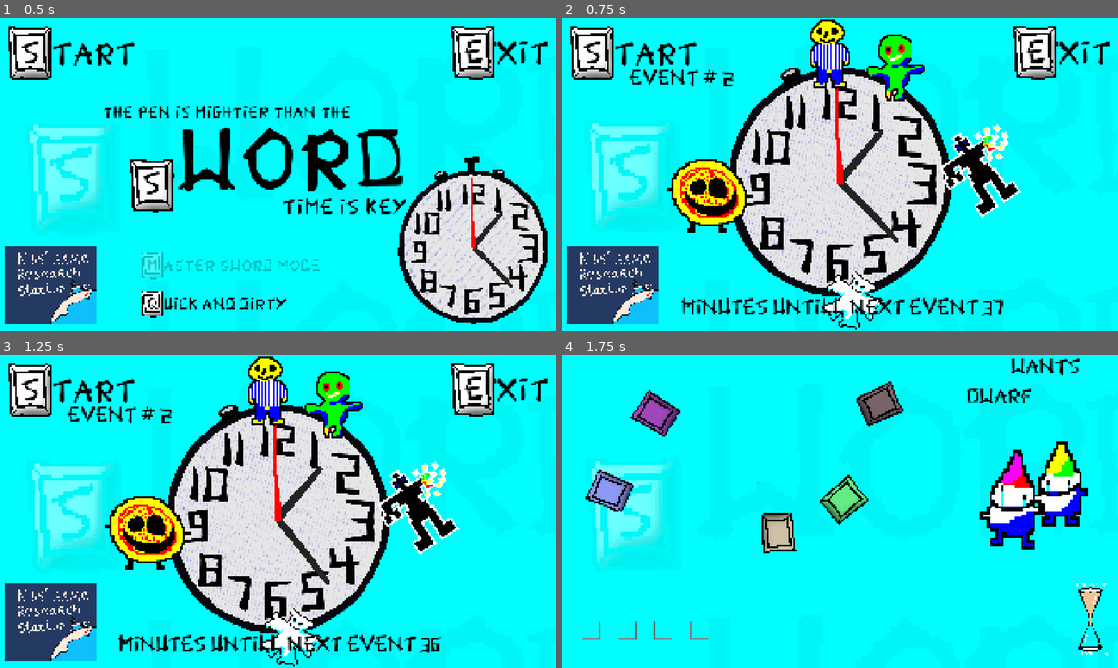
Above: before the commit, frames 1-4 (two rows, left to right).
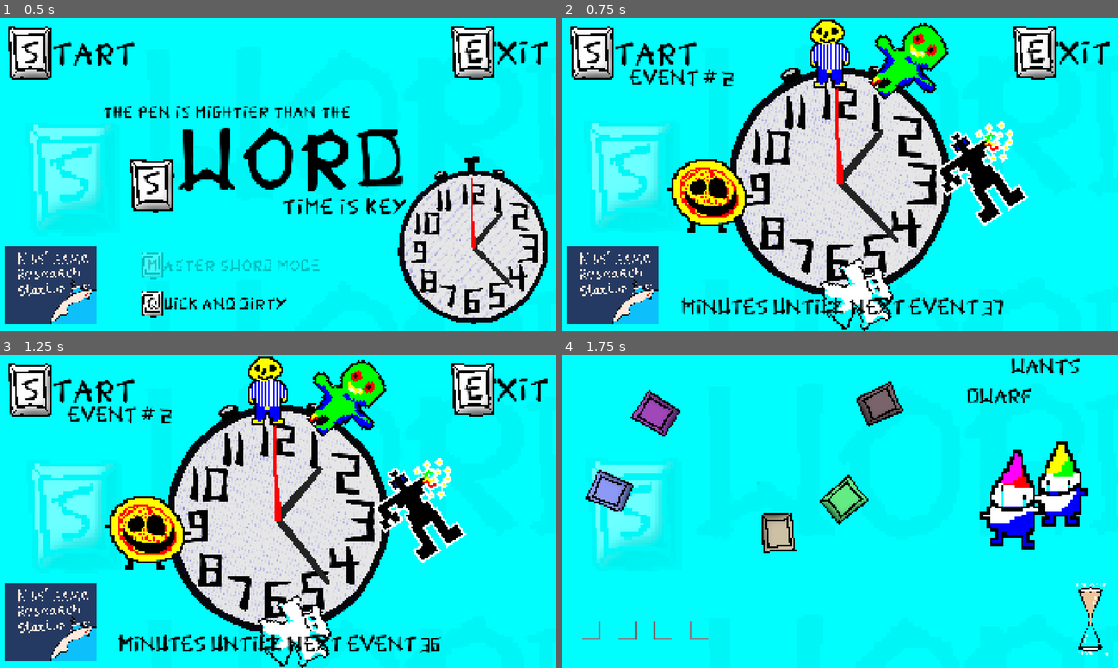
Above: after the commit, the same moments.

Repository: perlindgren/s_word
Game: Godot game, scene res://scenes/game_manager.tscn
The game is run twice, just before and just after one commit, with the same random seed, the same clock (stepped at 60 frames per second) and the same inputs.
Inputs (mouse positions are in pixels of both pictures, inside the frame that each line leads up to):
- Up to frame 1 (0.5 s): no input
- Up to frame 2 (0.75 s): click (589, 52) at 0.5 s
- Up to frame 3 (1.25 s): no input
- Up to frame 4 (1.75 s): click (589, 389) at 1.25 s

Frame 1 is identical in both runs. In frame 2, 4.2% of the frame differs, in the area x 46-84%, y 1-100%; in frame 3, 4.2%; in frame 4, nothing differs.

Commit message:
bigger is better

Diff:
--- a/scenes/game_loop_menu.tscn
+++ b/scenes/game_loop_menu.tscn
@@ -238,35 +238,36 @@
 position = Vector2(0, -48)
 
 [node name="Goblin" type="Sprite2D" parent="Cleared" unique_id=981812064]
-position = Vector2(1165, 208)
-scale = Vector2(5, 5)
+position = Vector2(1217, 202.00003)
+rotation = 0.8150688
+scale = Vector2(6.5, 6.5)
 texture = ExtResource("8_0xkhp")
 
 [node name="Dwarf" type="Sprite2D" parent="Cleared" unique_id=1311489813]
-position = Vector2(1358.0001, 346)
-scale = Vector2(6, 6)
+position = Vector2(1374, 348)
+scale = Vector2(8, 8)
 texture = ExtResource("10_qngwn")
 
 [node name="Robot" type="Sprite2D" parent="Cleared" unique_id=854933758]
-position = Vector2(1441, 583)
+position = Vector2(1446, 593.99994)
 rotation = -0.58119464
-scale = Vector2(7, 7)
+scale = Vector2(8, 8)
 texture = ExtResource("14_v1b1m")
 
 [node name="HouseOnFire" type="Sprite2D" parent="Cleared" unique_id=295369755]
 position = Vector2(1396.0001, 805.00006)
+scale = Vector2(6, 6)
+texture = ExtResource("7_18kbl")
+
+[node name="Dog" type="Sprite2D" parent="Cleared" unique_id=1639704929]
+position = Vector2(1244, 928)
+scale = Vector2(8, 8)
+texture = ExtResource("9_yq88f")
+
+[node name="Plillowman" type="Sprite2D" parent="Cleared" unique_id=298825804]
+position = Vector2(1013.00006, 1008)
+rotation = 1.1623893
 scale = Vector2(5, 5)
-texture = ExtResource("7_18kbl")
-
-[node name="Dog" type="Sprite2D" parent="Cleared" unique_id=1639704929]
-position = Vector2(1220, 943)
-scale = Vector2(7, 7)
-texture = ExtResource("9_yq88f")
-
-[node name="Plillowman" type="Sprite2D" parent="Cleared" unique_id=298825804]
-position = Vector2(997, 1027)
-rotation = 0.58119464
-scale = Vector2(4, 4)
 texture = ExtResource("15_35wn2")
 
 [node name="Seagul" type="Sprite2D" parent="Cleared" unique_id=1676229114]
@@ -275,9 +276,9 @@
 texture = ExtResource("13_iyxtv")
 
 [node name="Cat" type="Sprite2D" parent="Cleared" unique_id=924985852]
-position = Vector2(616, 862)
+position = Vector2(626.00006, 878)
 rotation = 0.58119464
-scale = Vector2(7, 7)
+scale = Vector2(9, 9)
 texture = ExtResource("18_qlxap")
 
 [node name="Pizza" type="Sprite2D" parent="Cleared" unique_id=970042875]
